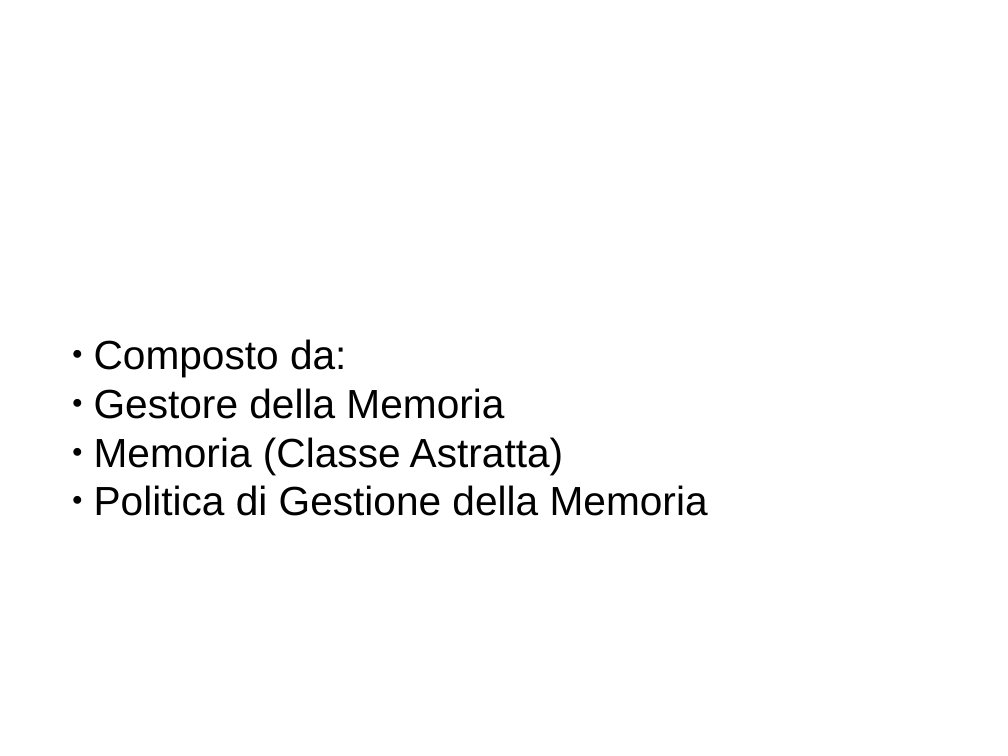
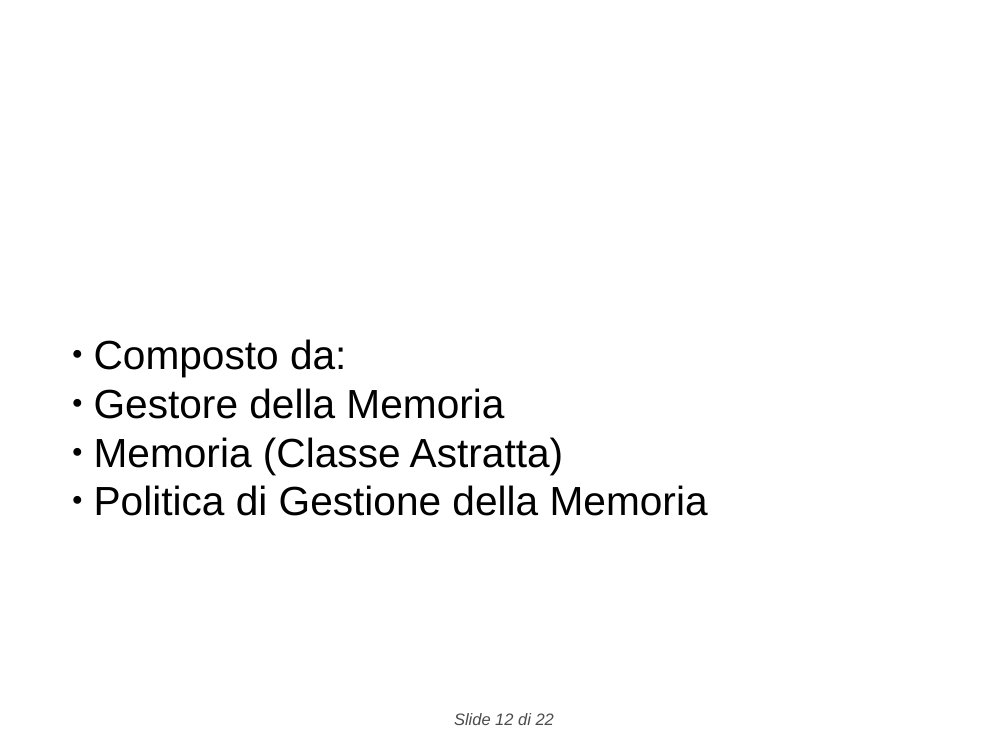
Before and after one commit to danybony/sigem, a slide deck: slide 12 of doc/RPP/presentazione.odp. Drawn at 1008x756 pixels with LibreOffice and Linux fonts; fonts in the diff are those of the drawing; background and template pictures are left out. Boxes give left, top, right and bottom in pixels: in the first picture for what was removed or moved away, otherwise in the second. Text is boxed around its words. In the diff, an @@ line names an element or a change of style, - is before the commit and + after.

```diff
--- a/doc/RPP/presentazione.odp
+++ b/doc/RPP/presentazione.odp
@@ text added at bbox=[454, 713, 554, 725], 13 pt, text #4C4C4C, italic @@
+Slide 12 di 22
```
Also in this commit, not shown: 10 other slides changed, 2 slides added, 3 slides removed.
